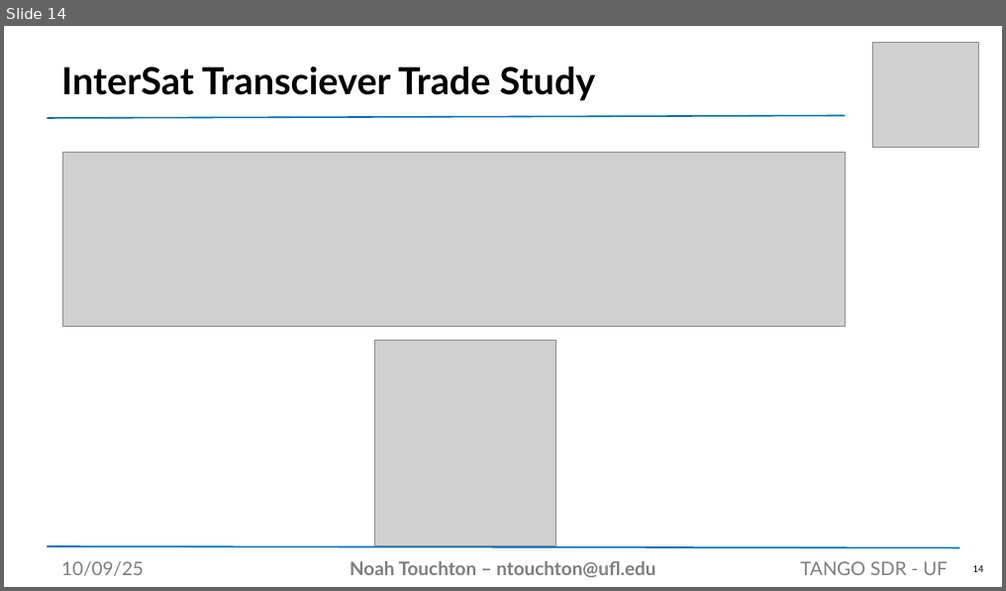
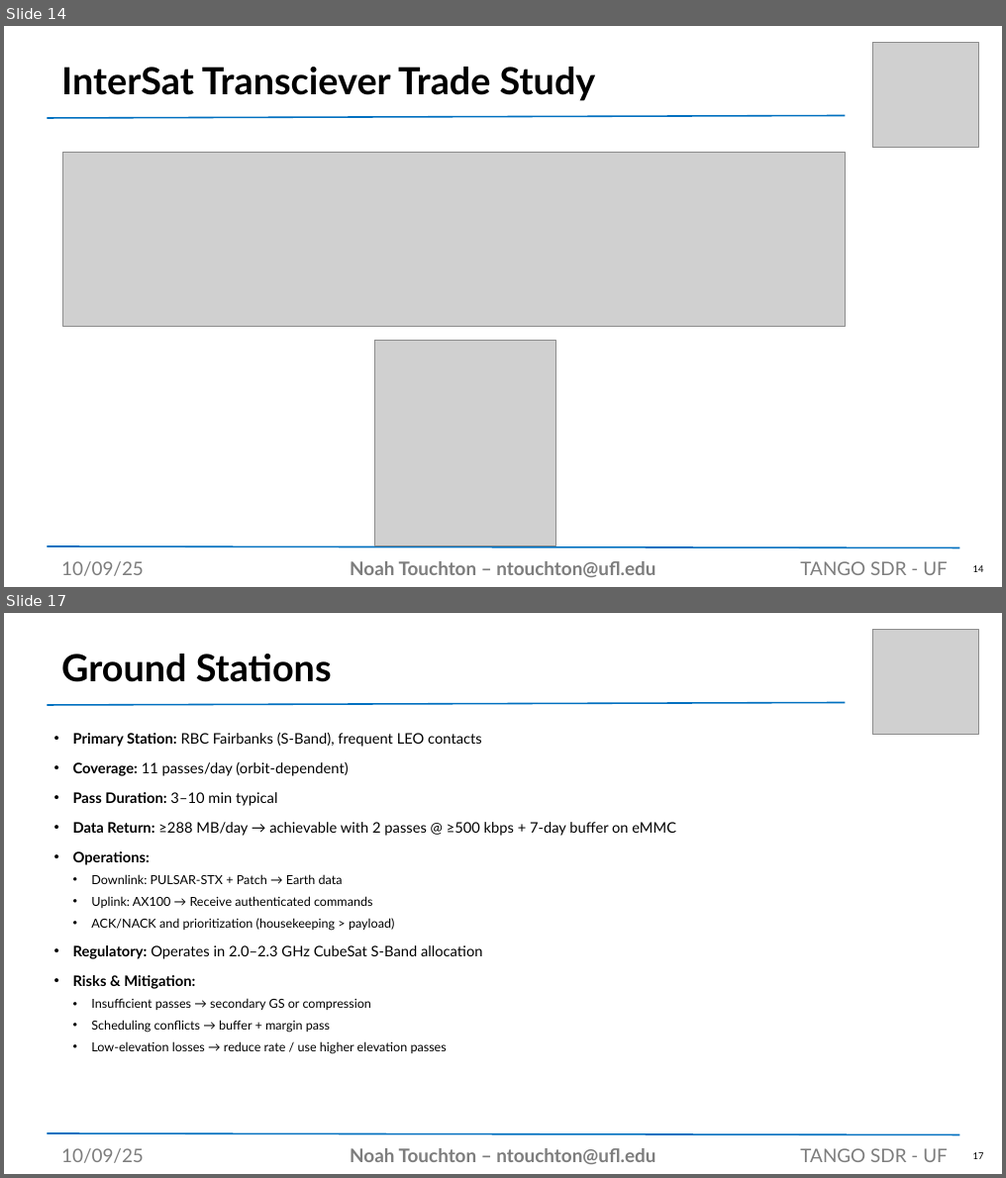
Before and after one commit to noahtouchton/School, a slide deck: Fall 2025/Aero Design 1/PowerPoint/SDR Presentation Template.pptx. Shown one above the other, each under a label of ours: slide 14 before the commit, slides 14 and 17 after it; the slides between them are not shown. The pictures are 1006x591 and 1006x1178 pixels, drawn with LibreOffice and Linux fonts; fonts in the diff are those of the drawing; grey boxes stand for pictures. Boxes give left, top, right and bottom in pixels: in the first picture for what was removed or moved away, otherwise in the second. Text is boxed around its words. In the diff, an @@ line names an element or a change of style, - is before the commit and + after.

```diff
--- a/Fall 2025/Aero Design 1/PowerPoint/SDR Presentation Template.pptx
+++ b/Fall 2025/Aero Design 1/PowerPoint/SDR Presentation Template.pptx
@@ slide 17 added at bbox=[4, 613, 1002, 1174], background #FFFFFF @@
@@ picture added at bbox=[872, 629, 979, 735] @@
@@ title added at bbox=[61, 654, 332, 682], 36 pt, text #000000, bold @@
+Ground Stations
@@ line added from (48, 705) to (846, 703), #0070C0 1.5 pt @@
@@ text added at bbox=[73, 732, 676, 1055], 14 pt, text #000000 @@
+• Primary Station: RBC Fairbanks (S-Band), frequent LEO contacts
+• Coverage: 11 passes/day (orbit-dependent)
+• Pass Duration: 3–10 min typical
+• Data Return: ≥288 MB/day → achievable with 2 passes @ ≥500 kbps + 7-day buffer on eMMC
+• Operations:
+  • Downlink: PULSAR-STX + Patch → Earth data
+  • Uplink: AX100 → Receive authenticated commands
+  • ACK/NACK and prioritization (housekeeping > payload)
+• Regulatory: Operates in 2.0–2.3 GHz CubeSat S-Band allocation
+• Risks & Mitigation:
+  • Insufficient passes → secondary GS or compression
+  • Scheduling conflicts → buffer + margin pass
+  • Low-elevation losses → reduce rate / use higher elevation passes
@@ line added from (48, 1134) to (960, 1136), #0070C0 1.5 pt @@
@@ text added at bbox=[61, 1149, 144, 1163], 18 pt, text #7D7D7D @@
+10/09/25
@@ text added at bbox=[350, 1149, 655, 1164], 18 pt, text #7D7D7D, bold @@
+Noah Touchton – ntouchton@ufl.edu
@@ text added at bbox=[800, 1149, 947, 1162], 18 pt, text #7D7D7D @@
+TANGO SDR - UF
@@ page number added at bbox=[973, 1153, 984, 1159], 9 pt, text #000000 @@
+17
```
Also in this commit, not shown: 6 slides changed, 18 other slides added, 2 slides removed, 5 other files.
